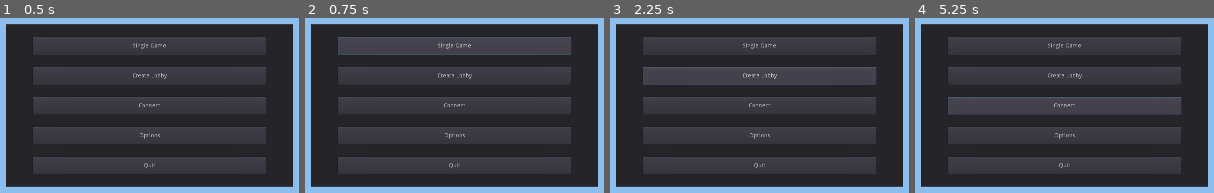
Above: before the commit, frames 1-4 (left to right).
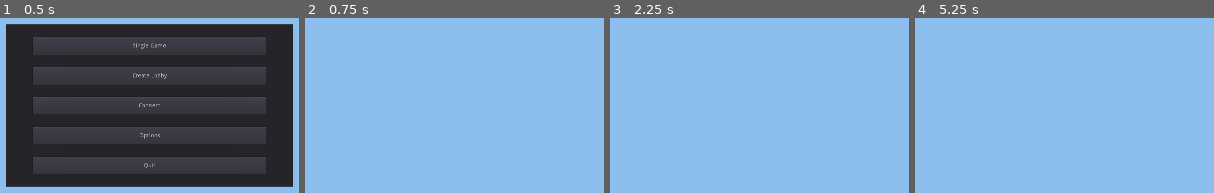
Above: after the commit, the same moments.

Repository: GrowthFiend/TyphonProject
Game: Godot game, scene res://Scenes/Main.tscn
The game is run twice, just before and just after one commit, with the same random seed, the same clock (stepped at 60 frames per second) and the same inputs.
Inputs (mouse positions are in pixels of both pictures, inside the frame that each line leads up to):
- Up to frame 1 (0.5 s): no input
- Up to frame 2 (0.75 s): click "Single Game" at 0.5 s
- Up to frame 3 (2.25 s): click (759, 46) at 1.25 s, where only the run before the commit has a clickable "Single Game"; click (759, 75) at 2 s, where only the run before the commit has a clickable "Create Lobby"
- Up to frame 4 (5.25 s): click (1064, 75) at 2.75 s, where only the run before the commit has a clickable "Create Lobby"; click (1064, 46) at 3.5 s, where only the run before the commit has a clickable "Single Game"; click (1064, 75) at 4.25 s, where only the run before the commit has a clickable "Create Lobby"; click (1064, 105) at 5 s, where only the run before the commit has a clickable "Connect"

Frame 1 is identical in both runs. In frame 2, 89% of the frame differs, in the area x 2-98%, y 3-97%; in frame 3, 89%; in frame 4, 89%.

Commit message:
Теперь если нажать SingleGame меню станет невидимым

Diff:
--- a/Scenes/Main.tscn
+++ b/Scenes/Main.tscn
@@ -1,8 +1,7 @@
-[gd_scene load_steps=4 format=2]
+[gd_scene load_steps=3 format=2]
 
 [ext_resource path="res://Scripts/ColorRect.gd" type="Script" id=1]
 [ext_resource path="res://Scenes/Menu.tscn" type="PackedScene" id=2]
-[ext_resource path="res://Scenes/Menu.gd" type="Script" id=3]
 
 [node name="Main" type="Node2D"]
 
@@ -16,12 +15,7 @@
 script = ExtResource( 1 )
 
 [node name="Menu" parent="." instance=ExtResource( 2 )]
-anchor_left = 0.5
-anchor_top = 0.5
-anchor_right = 0.5
-anchor_bottom = 0.5
 margin_left = 960.0
 margin_top = 540.0
 margin_right = 960.0
 margin_bottom = 540.0
-script = ExtResource( 3 )
--- a/Scenes/Menu.gd
+++ /dev/null
@@ -1,4 +0,0 @@
-extends Control
-
-func _ready():
-	set_position(Vector2(get_parent().get_parent().size.x/2, get_parent().get_parent().size.y/2))
--- a/Scenes/Menu.tscn
+++ b/Scenes/Menu.tscn
@@ -1,8 +1,11 @@
-[gd_scene format=2]
+[gd_scene load_steps=2 format=2]
+
+[ext_resource path="res://Scripts/Menu.gd" type="Script" id=1]
 
 [node name="Menu" type="Control"]
 anchor_right = 1.0
 anchor_bottom = 1.0
+script = ExtResource( 1 )
 
 [node name="Panel" type="Panel" parent="."]
 anchor_left = 0.5
@@ -58,3 +61,5 @@
 margin_right = 281.0
 margin_bottom = 361.0
 text = "Quit"
+
+[connection signal="pressed" from="Panel/SingleGame" to="." method="_on_SingleGame_pressed"]
--- /dev/null
+++ b/Scripts/Menu.gd
@@ -0,0 +1,10 @@
+extends Control
+
+func _ready():
+	#set_position(Vector2(get_parent().get_parent().size.x/2, get_parent().get_parent().size.y/2))
+	pass
+
+
+func _on_SingleGame_pressed():
+	print("qqq")
+	visible = false
